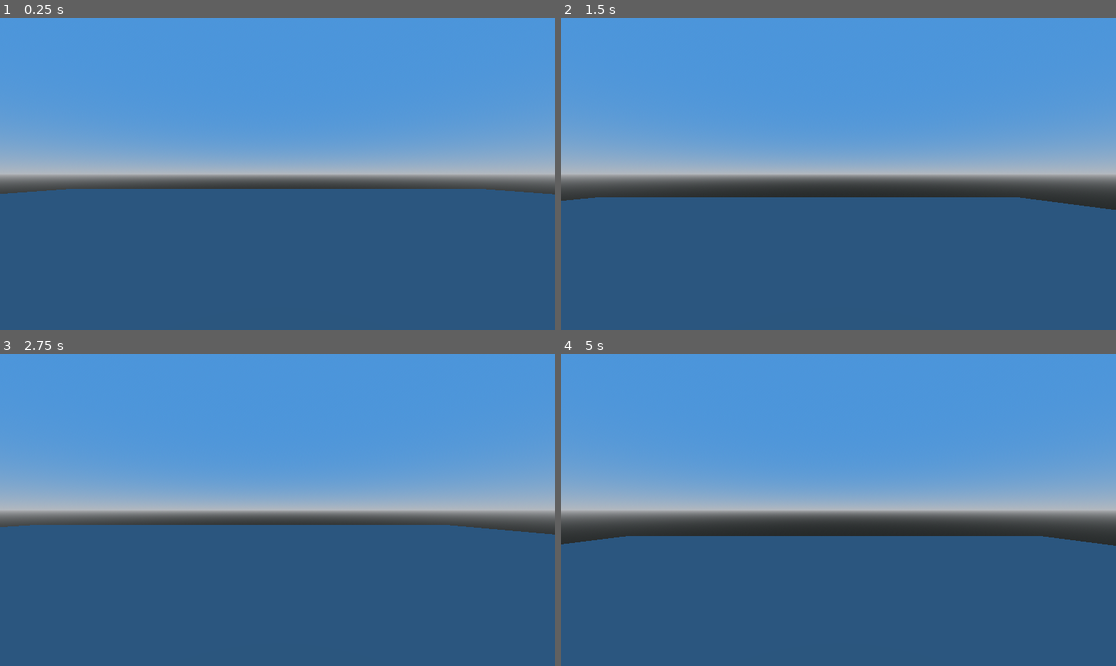
Above: before the commit, frames 1-4 (two rows, left to right).
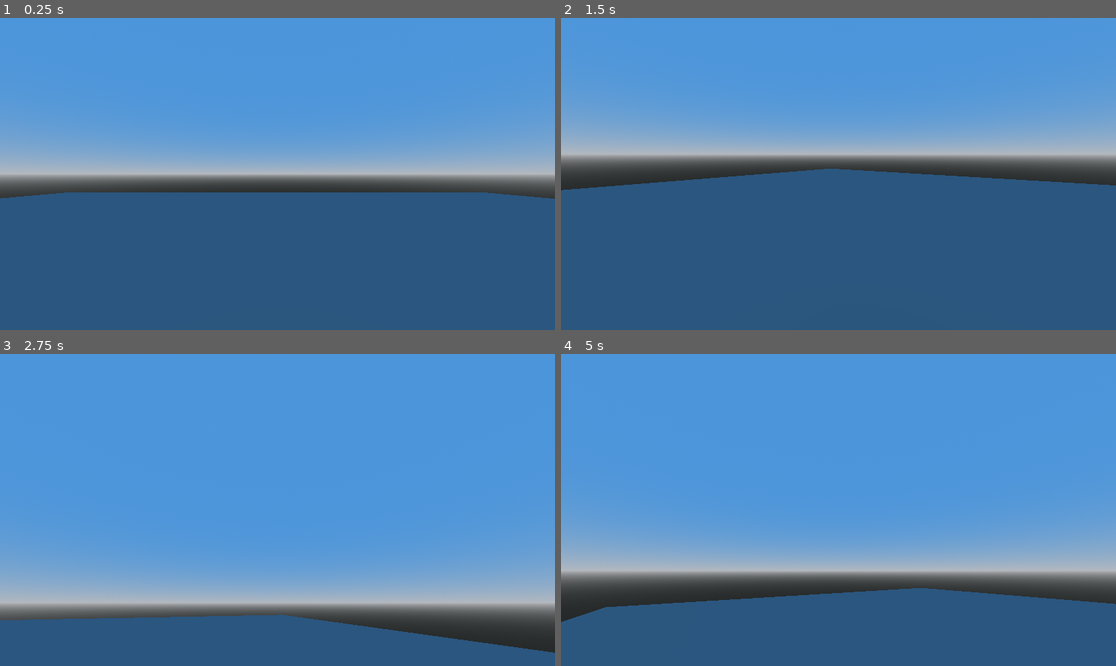
Above: after the commit, the same moments.

Repository: xXCat-8Xx/Da-Ami
Game: Godot game, scene res://Main.tscn
The game is run twice, just before and just after one commit, with the same random seed, the same clock (stepped at 60 frames per second) and the same inputs.
Inputs (mouse positions are in pixels of both pictures, inside the frame that each line leads up to):
- Up to frame 1 (0.25 s): no input
- Up to frame 2 (1.5 s): tap Enter at 0.5 s; move the mouse to (960, 158) at 0.52 s; hold D (rechts) 0.53-1.28 s; tap S (nachhinten) at 0.6 s; tap Space (springen) at 0.77 s; move the mouse to (727, 189) at 1.27 s; hold A (links) from 1.28 s (still down); tap W (nachvorn) at 1.35 s
- Up to frame 3 (2.75 s): tap Space (springen) at 1.52 s; move the mouse to (333, 441) at 2.02 s; release A (links) at 2.03 s; hold D (rechts) from 2.03 s (still down); tap S (nachhinten) at 2.1 s
- Up to frame 4 (5 s): move the mouse to (810, 572) at 2.77 s; tap W (nachvorn) at 2.85, 4.35 s; tap Space (springen) at 3.02, 3.77, 4.52 s; move the mouse to (1005, 556) at 3.52 s; release D (rechts) at 3.53 s; hold A (links) from 3.53 s (still down); tap S (nachhinten) at 3.6 s; move the mouse to (672, 463) at 4.27 s

The runs differ from the first frame. In frame 1, 1.1% of the frame differs, in the area x 0-100%, y 54-58%; in frame 2, 21%; in frame 3, 49%, in the area x 0-100%, y 33-96%; in frame 4, 40%.

Commit message:
movement; kamera
Playermovent kamera rotation und viewbobing wurde hinzugefügt

Diff:
--- a/Player.tscn
+++ b/Player.tscn
@@ -18,5 +18,8 @@
 [node name="CollisionShape3D" type="CollisionShape3D" parent="CharacterBody3D"]
 shape = SubResource("CapsuleShape3D_xhfnw")
 
-[node name="Camera3D" type="Camera3D" parent="CharacterBody3D"]
-transform = Transform3D(1, 0, 0, 0, 1, 0, 0, 0, 1, 0, 0.454492, -0.156409)
+[node name="kopf" type="Node3D" parent="CharacterBody3D"]
+transform = Transform3D(1, 0, 0, 0, 1, 0, 0, 0, 1, 0, 0.762112, 0)
+
+[node name="Camera3D" type="Camera3D" parent="CharacterBody3D/kopf"]
+transform = Transform3D(1, 0, 0, 0, 1, 0, 0, 0, 1, 0, 0.00382304, -0.156409)
--- a/character_body_3d.gd
+++ b/character_body_3d.gd
@@ -1,14 +1,37 @@
 extends CharacterBody3D
 
 
-const SPEED = 5.0
+const SPEED = 12.420
 const JUMP_VELOCITY = 4.5
+const SENSITIVITY = 0.003
+
+#bob variabeln(fürs walken)
+const BOB_FREQ = 0.1
+const BOB_AMP = 0.1
+var t_bob = 0.0
+
+var gravity = 9.8
+
+@onready var kopf = $kopf
+@onready var camera = $kopf/Camera3D
+
+func _ready():
+	Input.set_mouse_mode(Input.MOUSE_MODE_CAPTURED)
+
+func _unhandled_input(event):
+	if event is InputEventMouseMotion:
+		kopf.rotate_y(-event.relative.x * SENSITIVITY)
+		camera.rotate_x(-event.relative.y * SENSITIVITY)
+		camera.rotation.x = clamp(camera.rotation.x, deg_to_rad(-40), deg_to_rad(60))
+
 
 
 func _physics_process(delta: float) -> void:
 	# Add the gravity.
 	if not is_on_floor():
 		velocity += get_gravity() * delta
+
+
 
 	# Handle jump.
 	if Input.is_action_just_pressed("springen") and is_on_floor():
@@ -17,12 +40,22 @@
 	# Get the input direction and handle the movement/deceleration.
 	# As good practice, you should replace UI actions with custom gameplay actions.
 	var input_dir := Input.get_vector("links", "rechts", "nachvorn", "nachhinten")
-	var direction := (transform.basis * Vector3(input_dir.x, 0, input_dir.y)).normalized()
+	var direction = (kopf.transform.basis * Vector3(input_dir.x, 0, input_dir.y)).normalized()
 	if direction:
 		velocity.x = direction.x * SPEED
 		velocity.z = direction.z * SPEED
 	else:
-		velocity.x = move_toward(velocity.x, 0, SPEED)
-		velocity.z = move_toward(velocity.z, 0, SPEED)
+		velocity.x = 0.0
+		velocity.z = 0.0
+
+# HEAD bob
+	t_bob += delta * velocity.length() * float(is_on_floor())
+	camera.transform.origin = _headbob(t_bob)
+
 
 	move_and_slide()
+
+func _headbob(time) -> Vector3:
+	var pos = Vector3.ZERO
+	pos.y = sin(time + BOB_FREQ) * BOB_AMP
+	return pos
